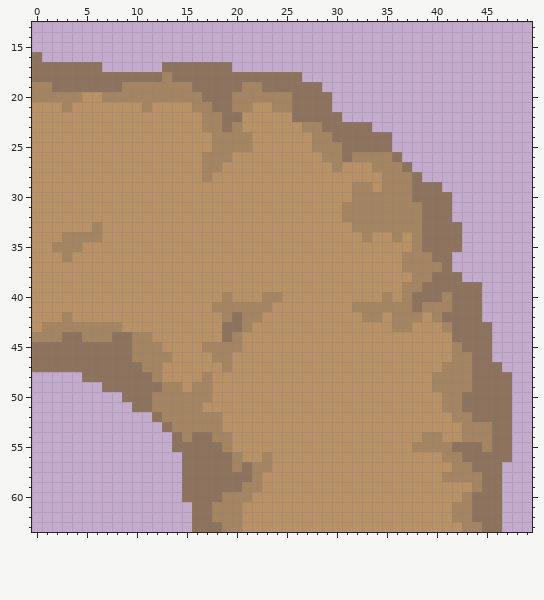
Two states of a pixel-art sprite, Assets/Assets/Road/Resources/road/road_0110.png. Above is the file before it was changed.
The file is 64x64 pixels. Shown: x 0..49, y 13..63.
Once edited:
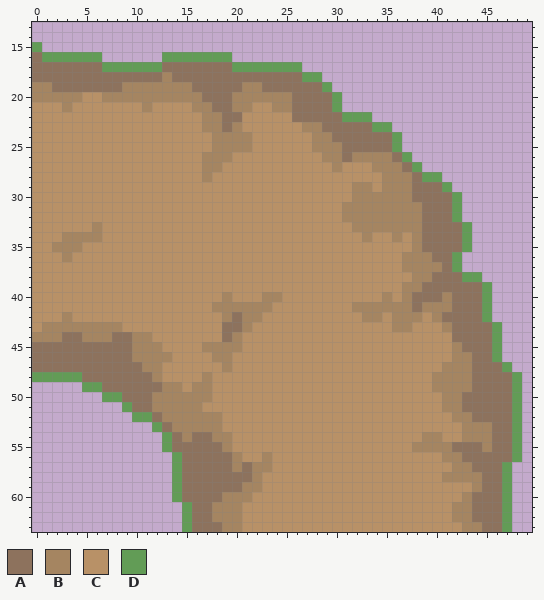
Palette (. is transparent): A #8d725d  B #a58561  C #b89167  D #629c56
The commit says: Edits to road and resource textures
From old to new:
Changed rows in their new state; - is an unchanged pixel.
first column x 0:
15 D------------------------------------------------
16 -DDDDDD------DDDDDDD-----------------------------
17 -------DDDDDD-------DDDDDDD----------------------
18 ---------------------------DD--------------------
19 -----------------------------D-------------------
20 ------------------------------D------------------
21 ------------------------------D------------------
22 -------------------------------DDD---------------
23 ----------------------------------DD-------------
24 ------------------------------------D------------
25 ------------------------------------D------------
26 -------------------------------------D-----------
27 --------------------------------------D----------
28 ---------------------------------------DD--------
29 -----------------------------------------D-------
30 ------------------------------------------D------
31 ------------------------------------------D------
32 ------------------------------------------D------
33 -------------------------------------------D-----
34 -------------------------------------------D-----
35 -------------------------------------------D-----
36 ------------------------------------------D------
37 ------------------------------------------D------
38 -------------------------------------------DD----
39 ---------------------------------------------D---
40 ---------------------------------------------D---
41 ---------------------------------------------D---
42 ---------------------------------------------D---
43 ----------------------------------------------D--
44 ----------------------------------------------D--
45 ----------------------------------------------D--
46 ----------------------------------------------D--
47 -----------------------------------------------D-
48 DDDDD-------------------------------------------D
49 -----DD-----------------------------------------D
50 -------DD---------------------------------------D
51 ---------D--------------------------------------D
52 ----------DD------------------------------------D
53 ------------D-----------------------------------D
54 -------------D----------------------------------D
55 -------------D----------------------------------D
56 --------------D---------------------------------D
57 --------------D--------------------------------D-
58 --------------D--------------------------------D-
59 --------------D--------------------------------D-
60 --------------D--------------------------------D-
61 ---------------D-------------------------------D-
62 ---------------D-------------------------------D-
63 ---------------D-------------------------------D-
Pixel boxes of the changes (left, top, right, bottom) in both pictures:
added: (32, 42, 522, 532)
